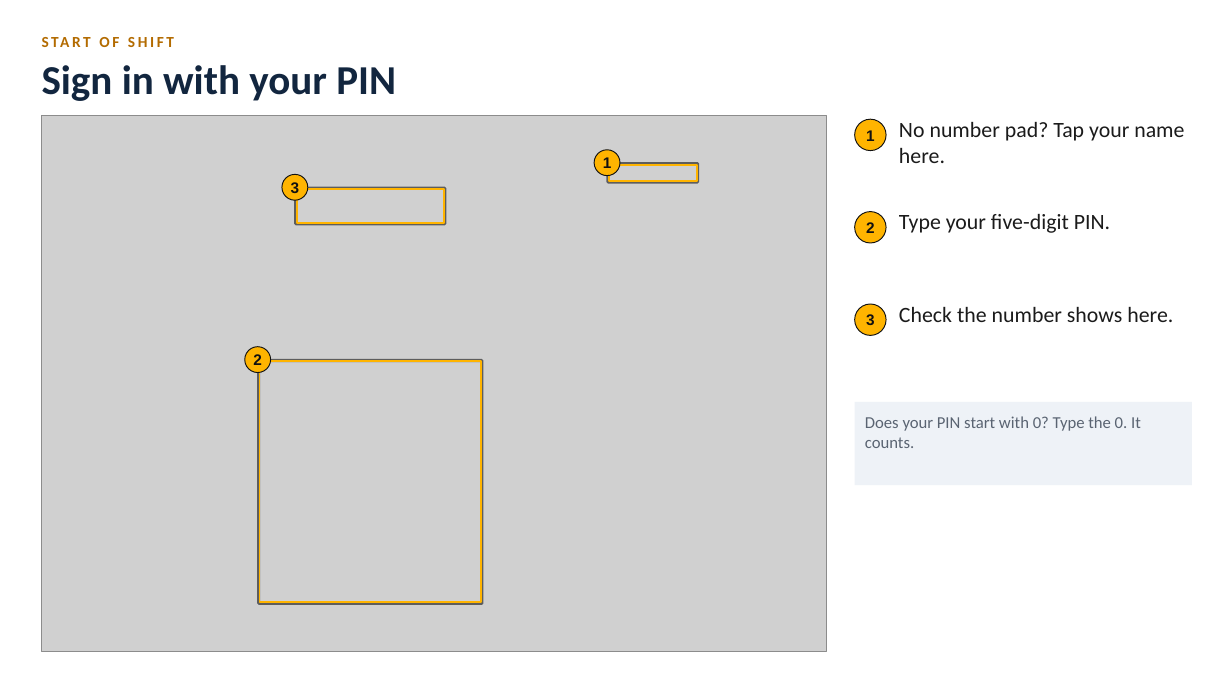
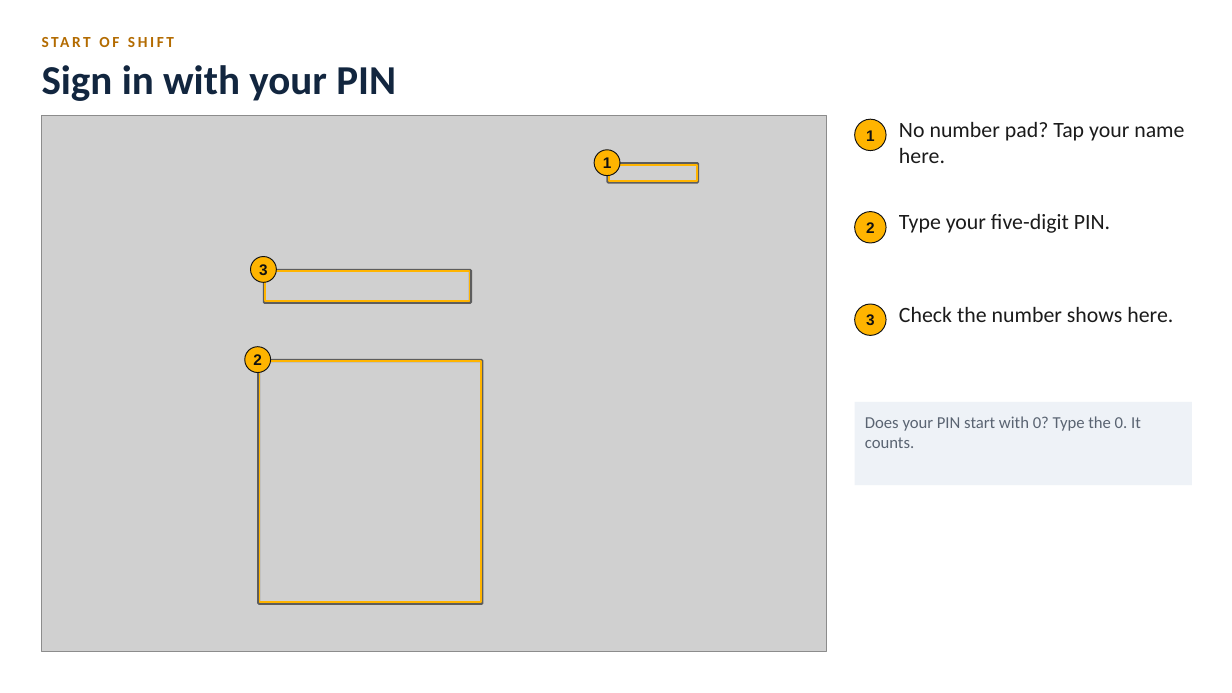
Before and after one commit to BR-Customers/MPP, a slide deck: slide 5 of docs/training/diecast/MPP_DieCast_Training.pptx. Drawn at 1232x693 pixels with LibreOffice and Linux fonts; fonts in the diff are those of the drawing; grey boxes stand for pictures. Boxes give left, top, right and bottom in pixels: in the first picture for what was removed or moved away, otherwise in the second. Text is boxed around its words. In the diff, an @@ line names an element or a change of style, - is before the commit and + after.

```diff
--- a/docs/training/diecast/MPP_DieCast_Training.pptx
+++ b/docs/training/diecast/MPP_DieCast_Training.pptx
@@ text "3" moved from (x1=291, y1=182, x2=300, y2=193) to (x1=259, y1=264, x2=268, y2=275) @@
@@ ellipse moved from (x1=282, y1=175, x2=308, y2=201) to (x1=250, y1=257, x2=276, y2=283) @@
@@ rectangle resized from (x1=296, y1=189, x2=445, y2=224) to (x1=264, y1=271, x2=470, y2=303) @@
@@ rectangle resized from (x1=297, y1=189, x2=444, y2=223) to (x1=265, y1=272, x2=470, y2=302) @@
```
Also in this commit, not shown: 1 other slide changed, 4 other files.
